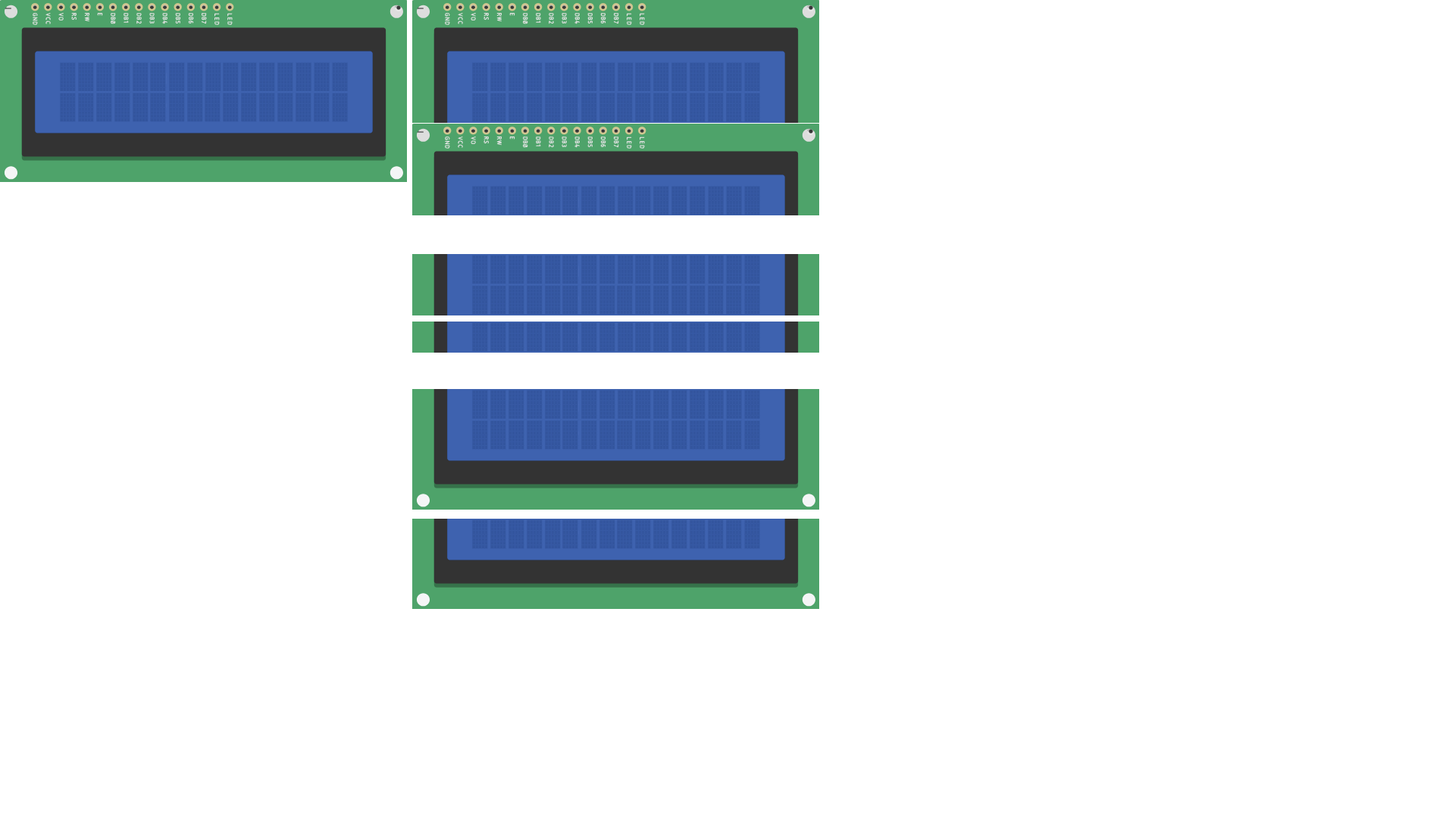
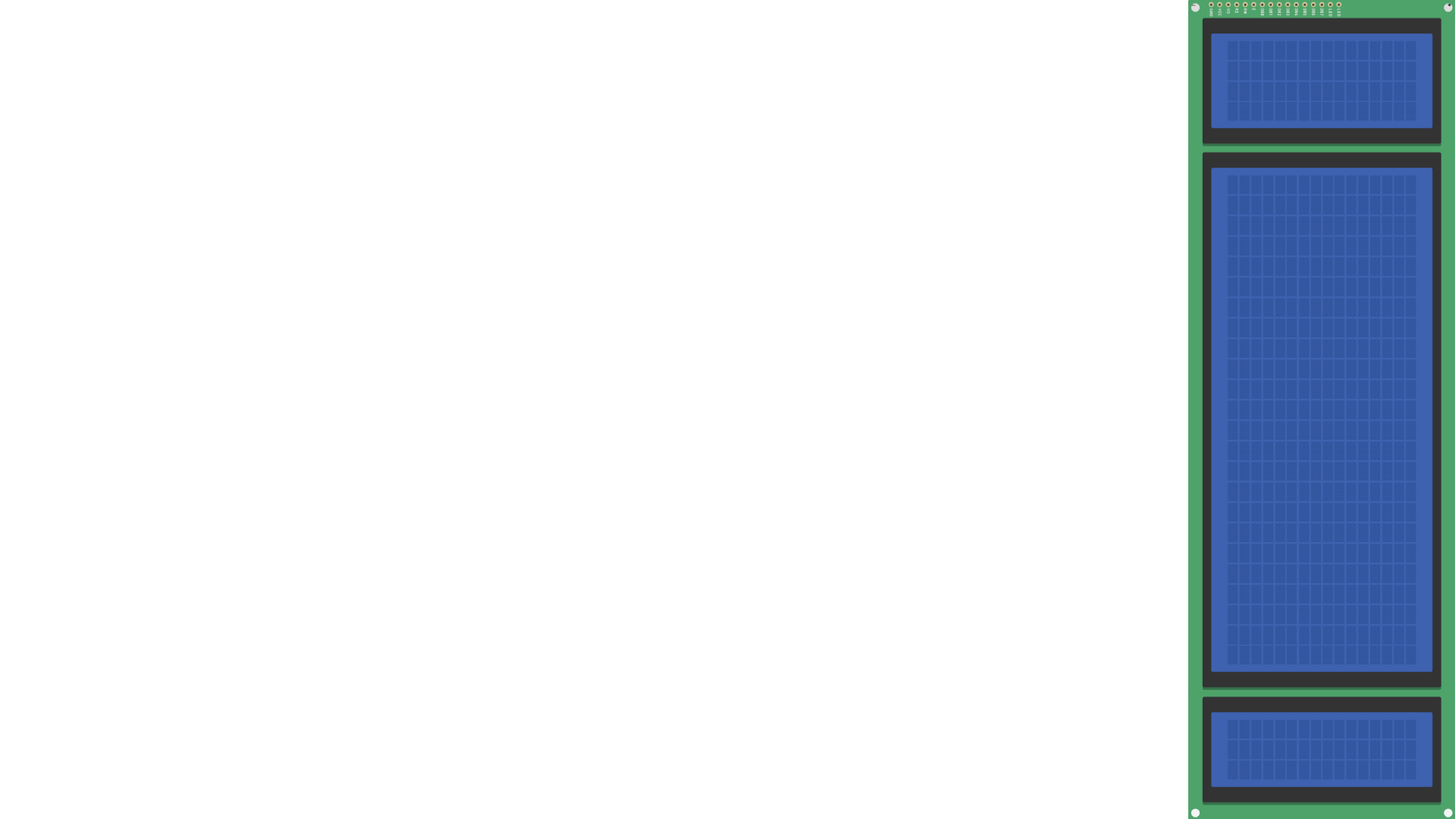
The second (1455, 819) image is a revision of the first. Changes to its layers:
added group "filler" with 1 layers above "stats" over <box>1188,148,1455,696</box>
added layer "Layer 1" in group "filler" over <box>1188,148,1455,696</box>
added group "stats" with 4 layers above "shop" over <box>1188,0,1455,149</box>
added layer "top" (1st of 2, in "stats") in group "stats" over <box>1188,0,1455,61</box>
added layer "middle" (1st of 2, in "stats") in group "stats" over <box>1188,60,1455,82</box>
added layer "middle2" in group "stats" over <box>1188,81,1455,102</box>
added layer "bottom" (1st of 4, in "stats") in group "stats" over <box>1188,101,1455,149</box>
added group "shop" with 3 layers above "bottom" over <box>1188,151,1455,693</box>
added layer "top" (2nd of 2, in "shop") in group "shop" over <box>1188,151,1455,195</box>
added layer "middle" (2nd of 2, in "shop") in group "shop" over <box>1188,194,1455,646</box>
added layer "bottom" (2nd of 4, in "shop") in group "shop" over <box>1188,645,1455,693</box>
added group "bottom" (3rd of 4) with 3 layers above "base copy" over <box>1188,695,1455,819</box>
added layer "top copy" in group "bottom" over <box>1188,695,1455,740</box>
added layer "middle copy" in group "bottom" over <box>1188,739,1455,760</box>
added layer "bottom" (4th of 4, in "bottom") in group "bottom" over <box>1188,759,1455,819</box>
hid "base copy" over <box>412,0,820,123</box>
hid "base copy 2" over <box>412,123,820,216</box>
hid "base copy 4" over <box>412,321,820,353</box>
hid "base copy 3" over <box>412,253,820,316</box>
hid "base copy 6" over <box>412,518,820,609</box>
hid "base copy 5" over <box>412,388,820,510</box>
hid "base" over <box>0,0,408,182</box>
